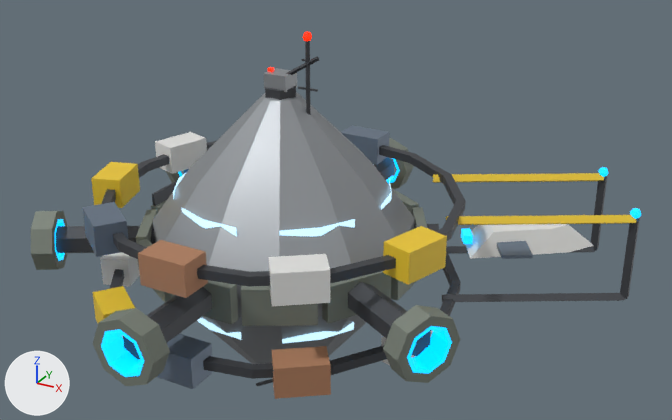
Renders of the glTF model godot/assets/stations/trade_station.glb from each side of a commit.
The view is the same before and after, from a 50 mm camera at (1.327, -2.337, 1.273) aimed at (0.016, 0.049, 0.081). Arrows for +X, +Y and +Z are at lower left; the lights stay in place. The older version comes first. Vertices at exactly the same position are counted once.

The first picture shows 'trade_station'.
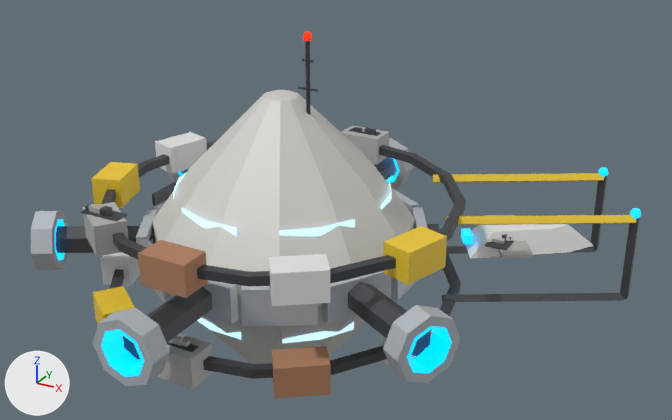
The newer file is also turned or shifted as a whole; pictures and numbers use the older file's frame.

Boxes [x1, y1, x2, y2] around the edits, measured in the pictures (672 x 420 px):
part 1 of me_trade_station, added: after [485, 240, 514, 250]
part 2 of me_trade_station, added: after [349, 128, 381, 136]
part 3 of me_trade_station, added: after [365, 127, 376, 134]
part 4 of me_trade_station, added: after [167, 342, 199, 352]
part 5 of me_trade_station, added: after [81, 209, 128, 221]
part 6 of me_trade_station, added: after [100, 206, 113, 216]
part 7 of me_trade_station, added: after [492, 238, 505, 244]
part 8 of me_trade_station, added: after [181, 338, 190, 347]
part 9 of me_trade_station, added: after [168, 336, 183, 346]
part 10 of me_trade_station, added: after [89, 204, 101, 212]
part 11 of me_trade_station, added: after [93, 207, 102, 214]
part 12 of me_trade_station, deleted: before [256, 56, 319, 386]
part 13 of me_trade_station, recoloured (grey to light grey): [153, 92, 415, 364] in both
part 14 of me_trade_station, recoloured: [31, 138, 460, 386] in both
part 15 of me_trade_station, recoloured: [82, 125, 533, 389] in both

The edits, one by one:
Material 'ShipPanel' (mat_shippanel) is new.
Its base color is (0.46, 0.46, 0.44) (grey #b5b5b1).
Its metallic is 0.2.
Its roughness is 0.58.
Material 'ShipArmor' (mat_shiparmor) is new.
Its base color is (0.5, 0.54, 0.58) (light grey #bcc2c8).
Its metallic is 0.3.
Material 'ShipHull' (mat_shiphull) is new.
Its base color is (0.64, 0.63, 0.59) (light grey #d1d0ca).
Its metallic is 0.15.
Its roughness is 0.58.
me_trade_station is used by ob_trade_station; location (0.0, 0.0, 0.0).
me_trade_station had 1148 vertices, 1960 faces and spanned x -0.89..0.89, y -0.8..0.8, z -0.66..0.66.
me_trade_station now has 1372 vertices, 2292 faces and spans x -0.89..0.89, y -0.8..0.8, z -0.54..0.66.
me_trade_station part 1: a new loose piece, a box spanning x 0.4494..0.5208, y 0.2483..0.4851, z -0.0307..-0.0259, in mat_hulldark (dark grey #4d5055).
me_trade_station part 2: a new loose piece, a box spanning x -0.208..-0.0922, y 0.5549..0.5839, z 0.1565..0.1613, in mat_hulldark (dark grey #4d5055).
me_trade_station part 3: a new loose piece, a box spanning x -0.143..-0.106, y 0.556..0.574, z 0.162..0.177, in mat_hulldark (dark grey #4d5055).
me_trade_station part 4: a new loose piece, a box spanning x -0.208..-0.0922, y -0.5839..-0.5549, z -0.133..-0.1282, in mat_hulldark (dark grey #4d5055).
me_trade_station part 5: a new loose piece, a box spanning x -0.5529..-0.4166, y -0.486..-0.4353, z 0.1565..0.1613, in mat_hulldark (dark grey #4d5055).
me_trade_station part 6: a new loose piece, a box spanning x -0.488..-0.461, y -0.473..-0.449, z 0.162..0.179, in mat_hulldark (dark grey #4d5055).
me_trade_station part 7: a new loose piece, a box spanning x 0.4598..0.4975, y 0.2813..0.3259, z -0.0254..-0.0158, in mat_shippanel (grey #b5b5b1).
me_trade_station part 8: a new loose piece, a box spanning x -0.141..-0.119, y -0.574..-0.559, z -0.128..-0.115, in mat_shippanel (grey #b5b5b1).
me_trade_station part 9: a new loose piece, a box spanning x -0.188..-0.138, y -0.578..-0.564, z -0.128..-0.108, in mat_shippanel (grey #b5b5b1).
me_trade_station part 10: a new loose piece, a box spanning x -0.531..-0.498, y -0.474..-0.457, z 0.162..0.178, in mat_shippanel (grey #b5b5b1).
me_trade_station part 11: a new loose piece, a box spanning x -0.513..-0.488, y -0.476..-0.46, z 0.162..0.177, in mat_shippanel (grey #b5b5b1).
me_trade_station part 12: 6 loose pieces with 56 vertices, spanning x -0.29..-0.01, y -0.05..0.05, z -0.66..0.59, are deleted.
me_trade_station part 13: 168 faces spanning x -0.57..0.27, y -0.42..0.42, z -0.54..0.47 switch from mat_hull (grey #9ba0a4) to mat_shiphull (light grey #d1d0ca).
me_trade_station part 14: 464 faces spanning x -0.89..0.59, y -0.8..0.8, z -0.14..0.07 switch from mat_armor (grey #848b81) to mat_shiparmor (light grey #bcc2c8).
me_trade_station part 15: 60 faces spanning x -0.58..0.6, y -0.62..0.62, z -0.23..0.16 switch from mat_steel (greyish blue #768495) to mat_shippanel (grey #b5b5b1).
Other edits to the shape of me_trade_station do not show in these pictures.
